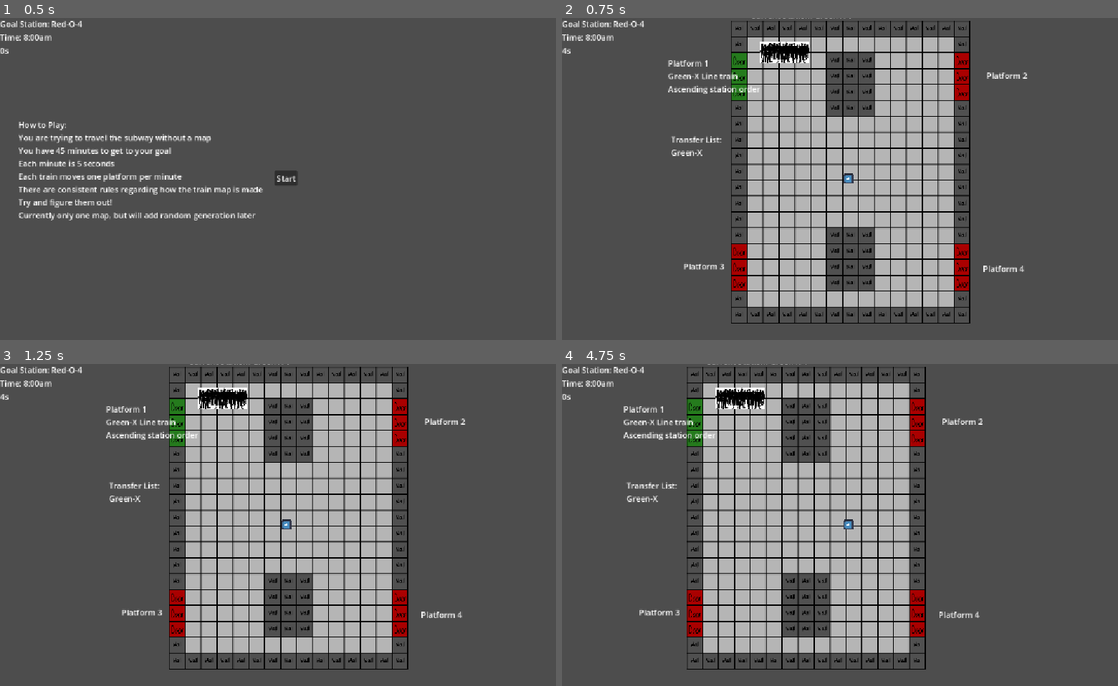
Above: before the commit, frames 1-4 (two rows, left to right).
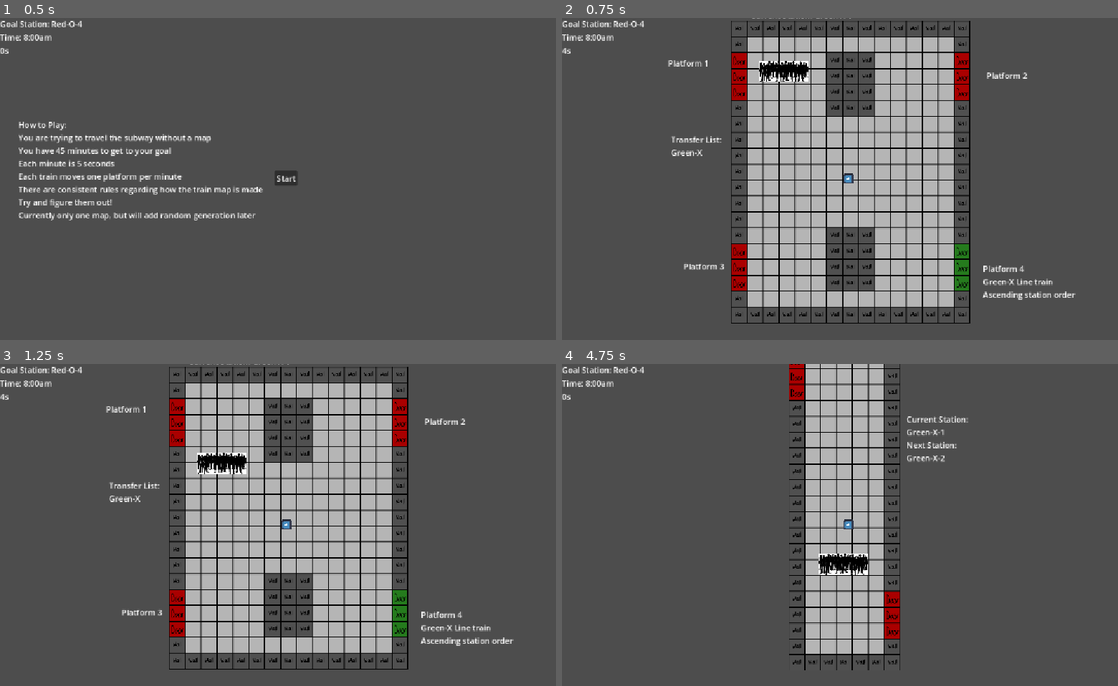
Above: after the commit, the same moments.

Repository: Kcirtapin/P3-Puzzle-Game
Game: Godot game, scene res://Controller/main.tscn
The game is run twice, just before and just after one commit, with the same random seed, the same clock (stepped at 60 frames per second) and the same inputs. The engine's default icon, where the game draws it, is replaced by a stand-in: a white triangle on a blue panel in a dark square.
Inputs:
- Up to frame 1 (0.5 s): no input
- Up to frame 2 (0.75 s): click "Start" at 0.5 s
- Up to frame 3 (1.25 s): no input
- Up to frame 4 (4.75 s): hold D (right) 1.28-2.03 s; hold S (down) 2.03-2.78 s; hold D (right) 2.78-3.53 s; tap Enter at 3.5 s; hold W (up) 3.53-4.28 s; hold A (left) from 4.28 s (still down)

Frame 1 is identical in both runs. In frame 2, 2.3% of the frame differs, in the area x 19-93%, y 7-88%; in frame 3, 2.4%; in frame 4, 28%, in the area x 10-76%, y 0-96%.

Commit message:
Randomize platform door opening

Diff:
--- a/Rooms/platform_room.gd
+++ b/Rooms/platform_room.gd
@@ -4,16 +4,18 @@
 
 var transition_list:Array = [null,null,null,null,null]
 @onready var label_list:Array = [null,$Platform1,$Platform2,$Platform3,$Platform4]
+@onready var crowd1:Crowd = $Crowd1
+
 
 func _ready() -> void:
 	player_start_position = Vector2(300,350)
+	crowd1.start_path(Vector2(170,100),Vector2(170,560))
 
 func add_train(train:Train) -> void:
-	var platform:int = 1
-	while platform < 4 and transition_list[platform] != null:
-		platform += 1
+	var platform:int = randi_range(1,4)
+	while transition_list[platform] != null:
+		platform = randi_range(1,4)
 	toggle_gate(true,platform,train)
-	pass
 
 func clear_transitions() -> void:
 	for platform in range(1,transition_list.size()):
--- a/Rooms/platform_room.tscn
+++ b/Rooms/platform_room.tscn
@@ -90,9 +90,6 @@
 offset_bottom = 542.0
 text = "Platform 4"
 
-[node name="Crowd" parent="." unique_id=1333625192 instance=ExtResource("3_63mkv")]
-position = Vector2(172, 96)
-
 [node name="Transfer_Label" type="Label" parent="." unique_id=1843474852]
 offset_left = -57.0
 offset_top = 259.0
@@ -109,6 +106,10 @@
 offset_bottom = 32.0
 text = "Current Station: Green-Y-10"
 
+[node name="Crowd1" parent="." unique_id=1333625192 instance=ExtResource("3_63mkv")]
+position = Vector2(170, 100)
+auto_reverse = true
+
 [connection signal="body_entered" from="Door1" to="." method="_on_door_1_body_entered"]
 [connection signal="body_entered" from="Door2" to="." method="_on_door_2_body_entered"]
 [connection signal="body_entered" from="Door3" to="." method="_on_door_3_body_entered"]
